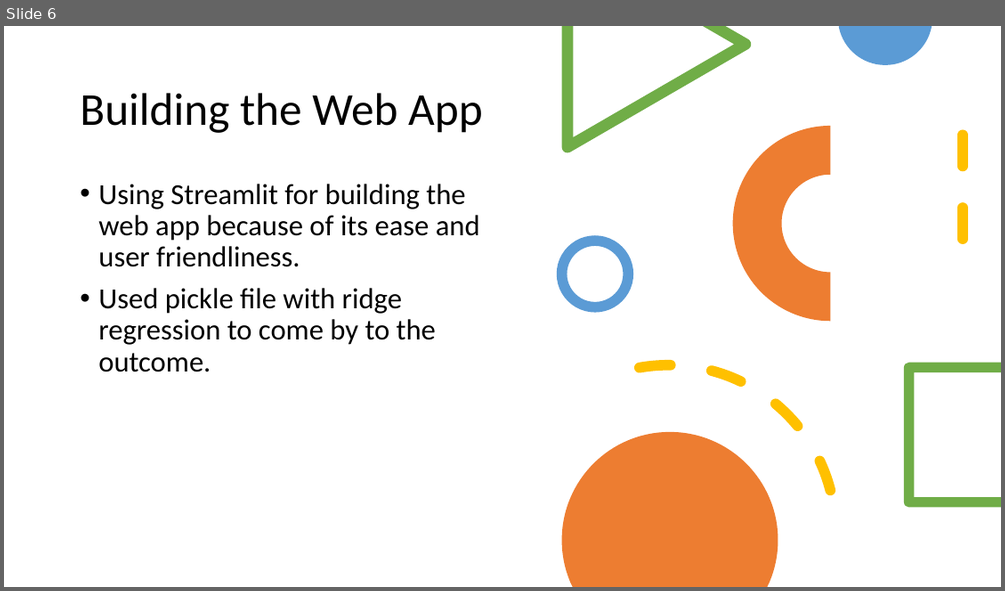
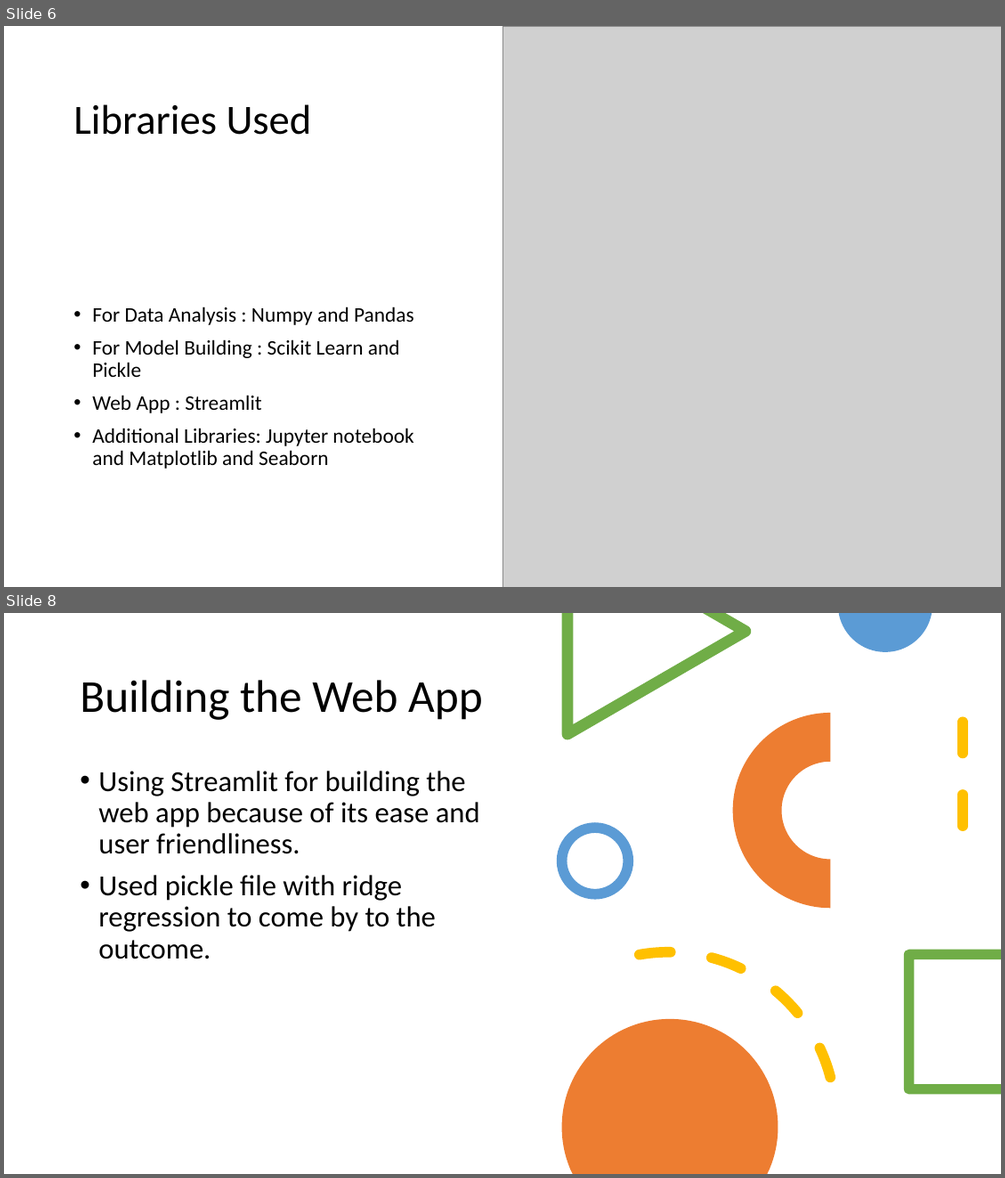
Before and after one commit to raacha34/Car-price-prediction-, a slide deck: Informatics Presentation .pptx. Shown one above the other, each under a label of ours: slide 6 before the commit, slides 6 and 8 after it; the slides between them are not shown. The pictures are 1005x591 and 1005x1178 pixels, drawn with LibreOffice and Linux fonts; fonts in the diff are those of the drawing; grey boxes stand for pictures. Boxes give left, top, right and bottom in pixels: in the first picture for what was removed or moved away, otherwise in the second. Text is boxed around its words. In the diff, an @@ line names an element or a change of style, - is before the commit and + after.

```diff
--- a/Informatics Presentation .pptx
+++ b/Informatics Presentation .pptx
@@ slide 6 added at <box>4,26,1001,587</box>, background #FFFFFF @@
@@ rectangle added at <box>4,26,701,213</box>, fill #FFFFFF @@
@@ picture added at <box>502,26,1001,587</box> @@
@@ title added at <box>73,104,312,135</box>, 40 pt, text #000000 @@
+Libraries Used
@@ text added at <box>92,306,414,468</box>, 20 pt, text #000000 @@
+• For Data Analysis : Numpy and Pandas
+• For Model Building : Scikit Learn and Pickle
+• Web App : Streamlit
+• Additional Libraries: Jupyter notebook and Matplotlib and Seaborn
@@ what was slide 6 is now slide 8 @@
```
Also in this commit, not shown: 1 other slide added.
